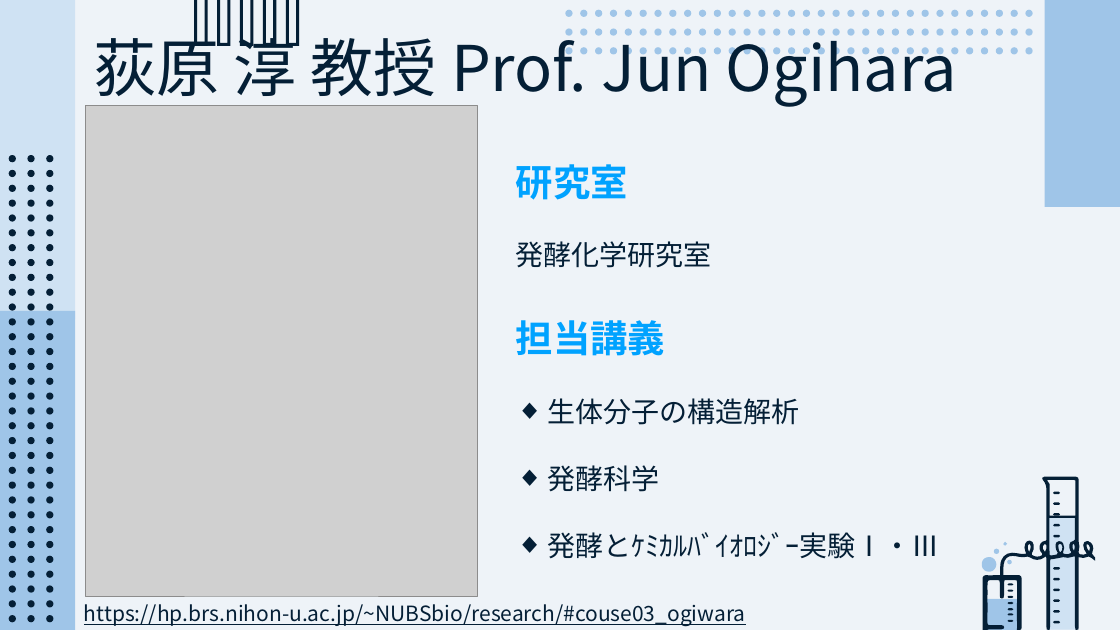
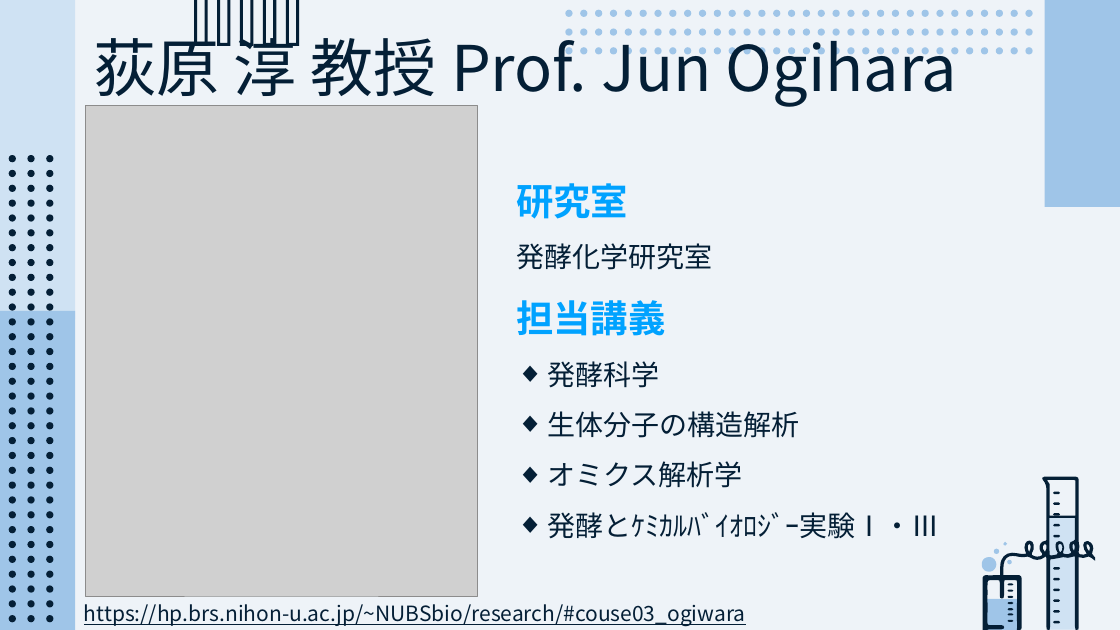
Before and after one commit to CL-ken/CL-ken.github.io, a slide deck: slide 17 of 2025/25_Welcome.pptx. Drawn at 1120x630 pixels with LibreOffice and Linux fonts; fonts in the diff are those of the drawing; grey boxes stand for pictures. Boxes give left, top, right and bottom in pixels: in the first picture for what was removed or moved away, otherwise in the second. Text is boxed around its words. In the diff, an @@ line names an element or a change of style, - is before the commit and + after.

```diff
--- a/2025/25_Welcome.pptx
+++ b/2025/25_Welcome.pptx
@@ text "研究室": place and size @@
-text "研究室" at box(516, 164, 939, 559)
+text "研究室" at box(516, 183, 940, 539)
@@ text at box(516, 183, 940, 539): line spacing 2 to 1.5 @@
@@ text at box(548, 361, 660, 388): paragraph added @@
+◆ 発酵科学
@@ text at box(548, 461, 743, 488): text changed @@
-◆ 発酵科学
+◆ オミクス解析学
```
Also in this commit, not shown: 1 other slide changed, 7 other files.
